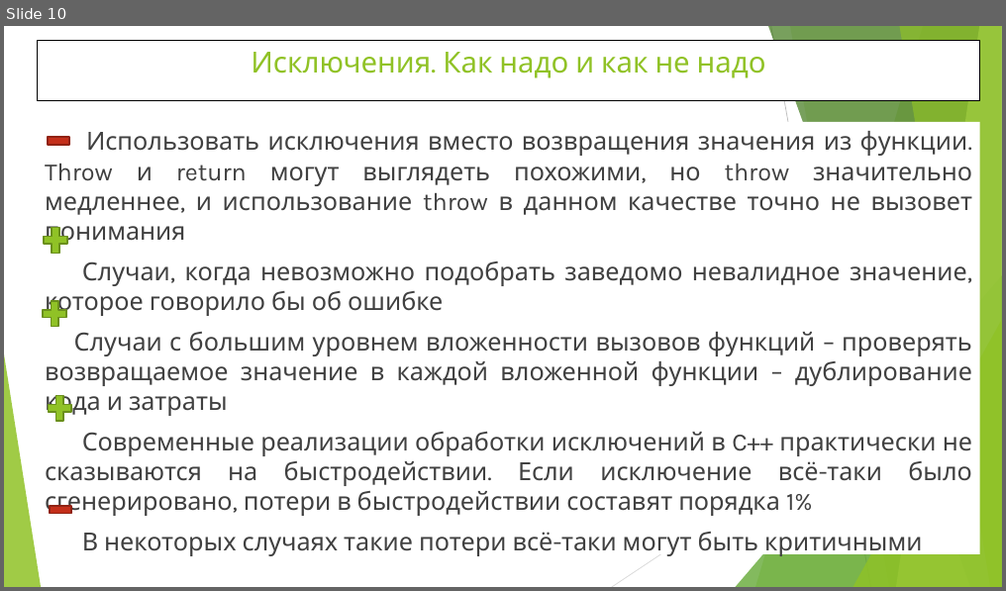
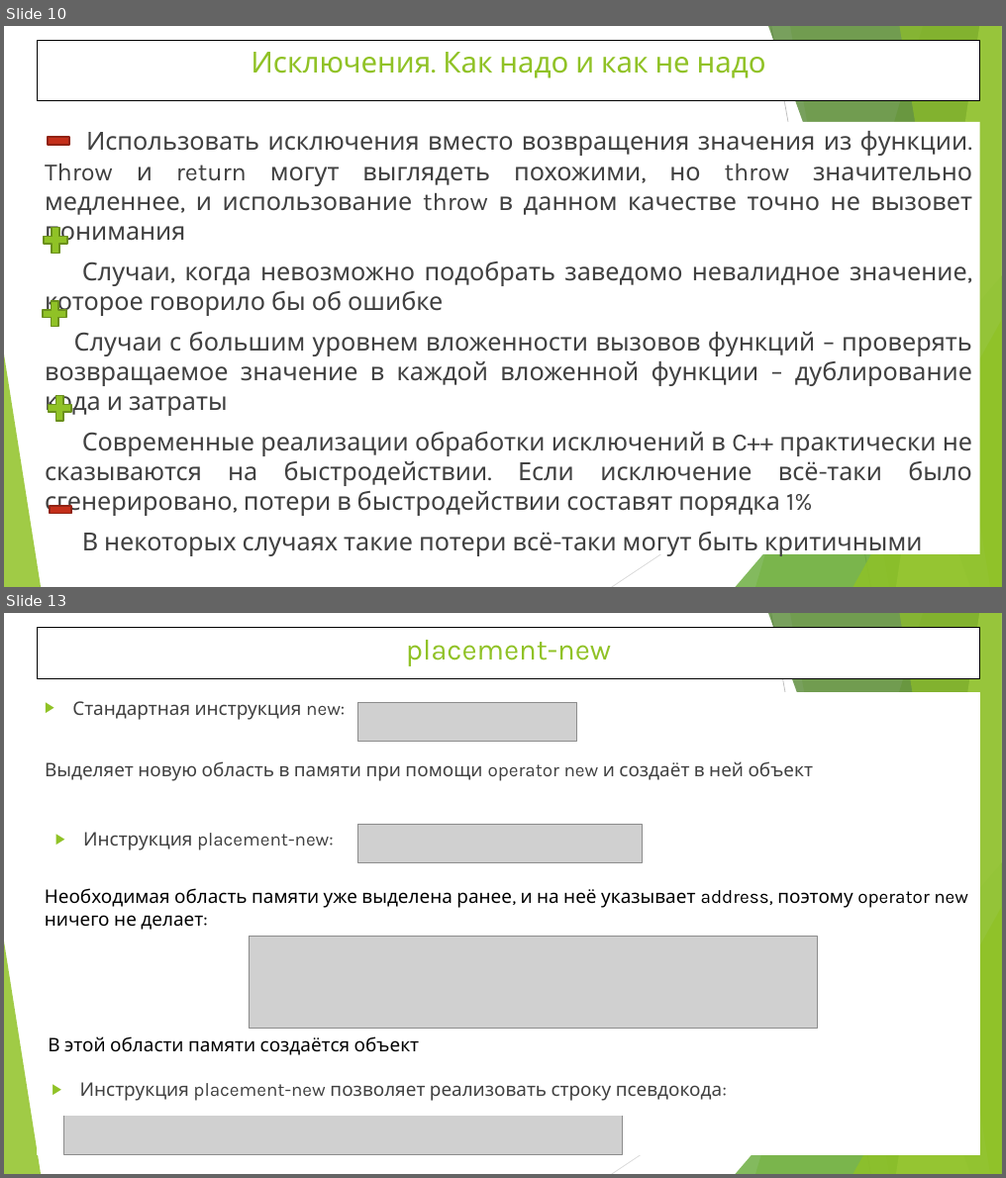
Before and after one commit to WhiteCatStudies/lectures, a slide deck: pt1/lectures/lecture5/lecture5.pptx. Shown one above the other, each under a label of ours: slide 10 before the commit, slides 10 and 13 after it; the slides between them are not shown. The pictures are 1006x591 and 1006x1178 pixels, drawn with LibreOffice and Linux fonts; fonts in the diff are those of the drawing; grey boxes stand for pictures. Boxes give left, top, right and bottom in pixels: in the first picture for what was removed or moved away, otherwise in the second. Text is boxed around its words. In the diff, an @@ line names an element or a change of style, - is before the commit and + after.

```diff
--- a/pt1/lectures/lecture5/lecture5.pptx
+++ b/pt1/lectures/lecture5/lecture5.pptx
@@ slide 13 added at <box>4,613,1002,1174</box>, background #FFFFFF; not listed: 10 template elements that a slide beside it also shows @@
@@ title added at <box>37,627,980,679</box>, fill #FFFFFF, outline #000000 0.75 pt, 28 pt, text #90C226 @@
+placement-new
@@ rectangle added at <box>37,693,980,1155</box>, fill #FFFFFF, outline #FFFFFF 1.5 pt @@
@@ text added at <box>72,701,345,720</box>, 18 pt, text #404040 @@
+▶ Стандартная инструкция new:
@@ picture added at <box>358,703,577,742</box> @@
@@ text added at <box>45,761,814,781</box>, 18 pt, text #404040 @@
+Выделяет новую область в памяти при помощи operator new и создаёт в ней объект
@@ text added at <box>83,832,334,851</box>, 18 pt, text #404040 @@
+▶ Инструкция placement-new:
@@ picture added at <box>358,824,642,863</box> @@
@@ rectangle added at <box>37,881,980,935</box>, fill #FFFFFF, 18 pt, text #000000 @@
+Необходимая область памяти уже выделена ранее, и на неё указывает address, поэтому operator new ничего не делает:
@@ picture added at <box>249,937,818,1029</box> @@
@@ rectangle added at <box>41,1030,980,1059</box>, fill #FFFFFF, 18 pt, text #000000 @@
+В этой области памяти создаётся объект
@@ rectangle added at <box>45,1074,976,1116</box>, fill #FFFFFF, 18 pt, text #404040 @@
+▶ Инструкция placement-new позволяет реализовать строку псевдокода:
@@ picture added at <box>63,1116,622,1155</box> @@
```
Also in this commit, not shown: 1 slide changed, 5 other slides added, 1 slide removed, 5 other files.
